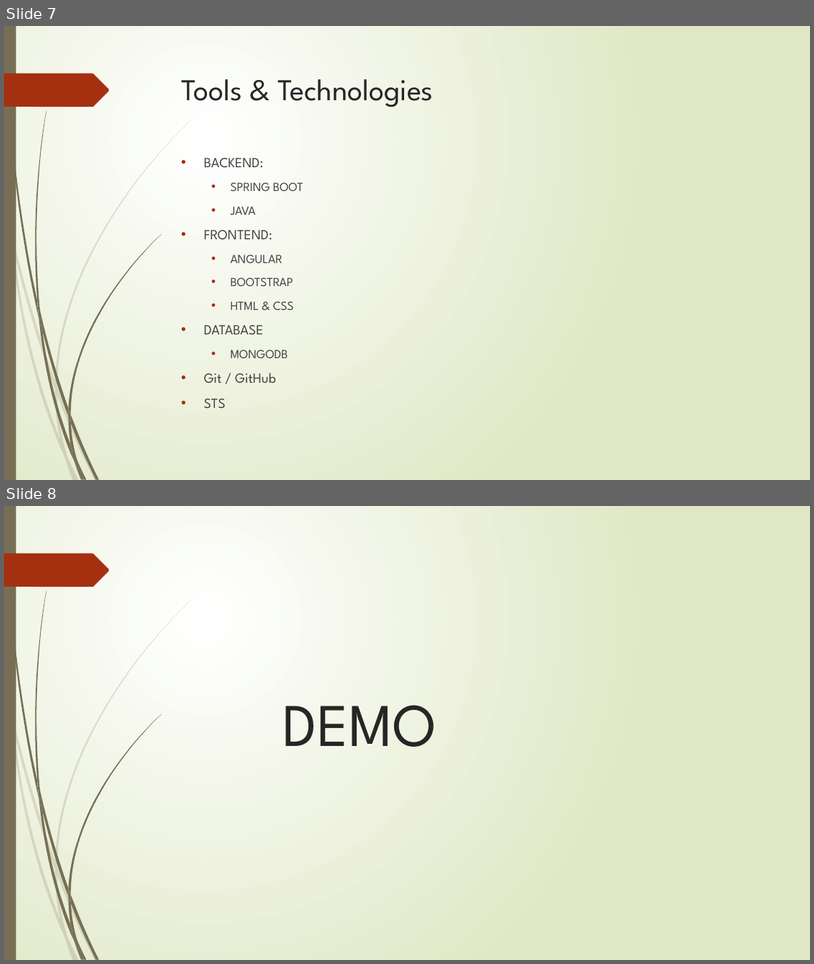
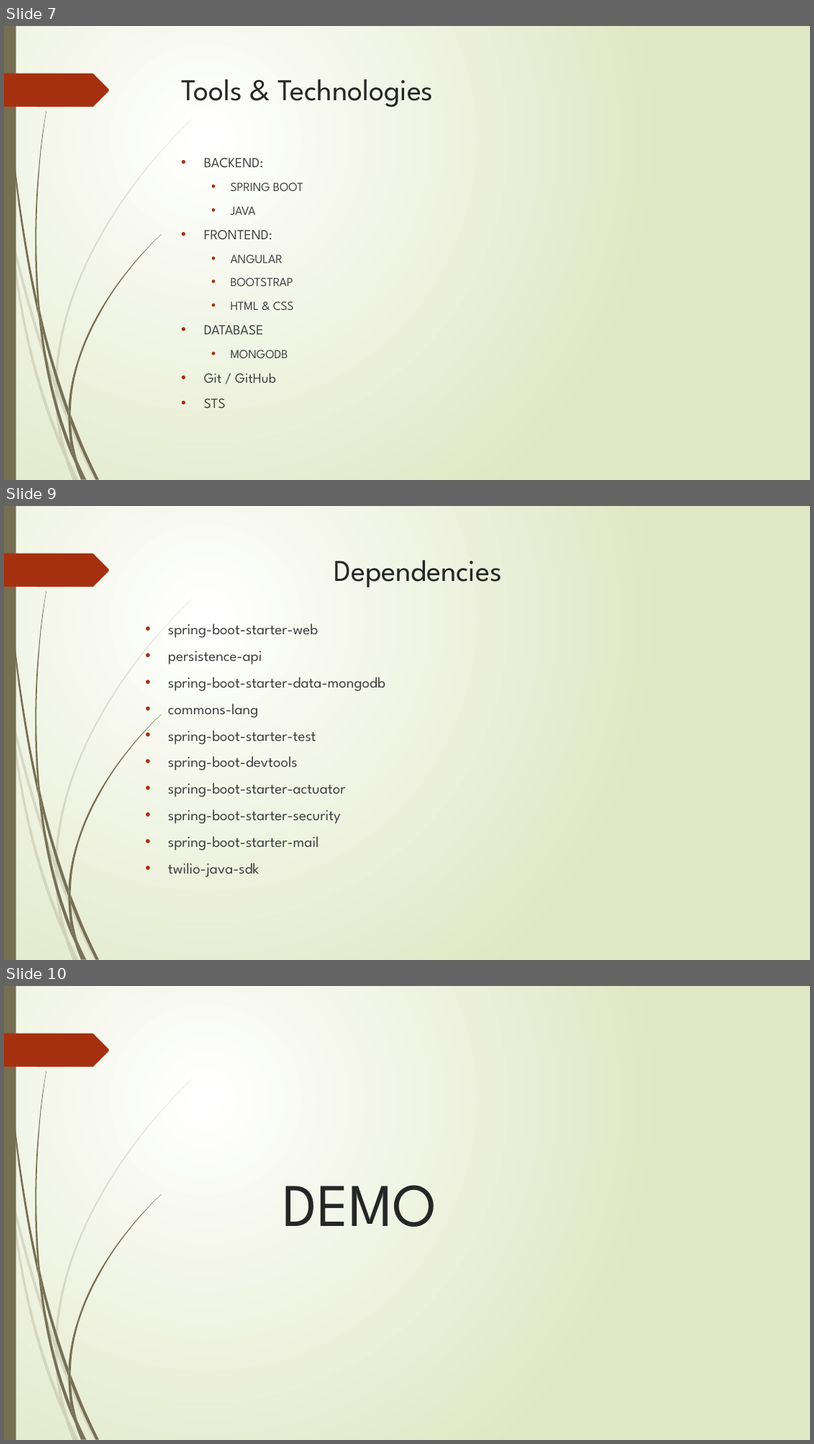
Before and after one commit to Alok0587/QURE, a slide deck: presentation/QURE PPT.pptx. Shown one above the other, each under a label of ours: slides 7 and 8 before the commit, slides 7, 9 and 10 after it; the slides between them are not shown. The pictures are 814x964 and 814x1444 pixels, drawn with LibreOffice and Linux fonts; fonts in the diff are those of the drawing. Boxes give left, top, right and bottom in pixels: in the first picture for what was removed or moved away, otherwise in the second. Text is boxed around its words. In the diff, an @@ line names an element or a change of style, - is before the commit and + after.

```diff
--- a/presentation/QURE PPT.pptx
+++ b/presentation/QURE PPT.pptx
@@ slide 9 added at [4,506,810,960], background gradient #FFFFFF to #DFE8C4; not listed: 24 template elements that a slide beside it also shows @@
@@ title added at [334,560,502,587], 36 pt, text #262626 @@
+Dependencies
@@ text added at [168,623,386,877], 18 pt, text #404040 @@
+• spring-boot-starter-web
+• persistence-api
+• spring-boot-starter-data-mongodb
+• commons-lang
+• spring-boot-starter-test
+• spring-boot-devtools
+• spring-boot-starter-actuator
+• spring-boot-starter-security
+• spring-boot-starter-mail
+• twilio-java-sdk
@@ what was slide 8 is now slide 10 @@
```
Also in this commit, not shown: 1 other slide added.
